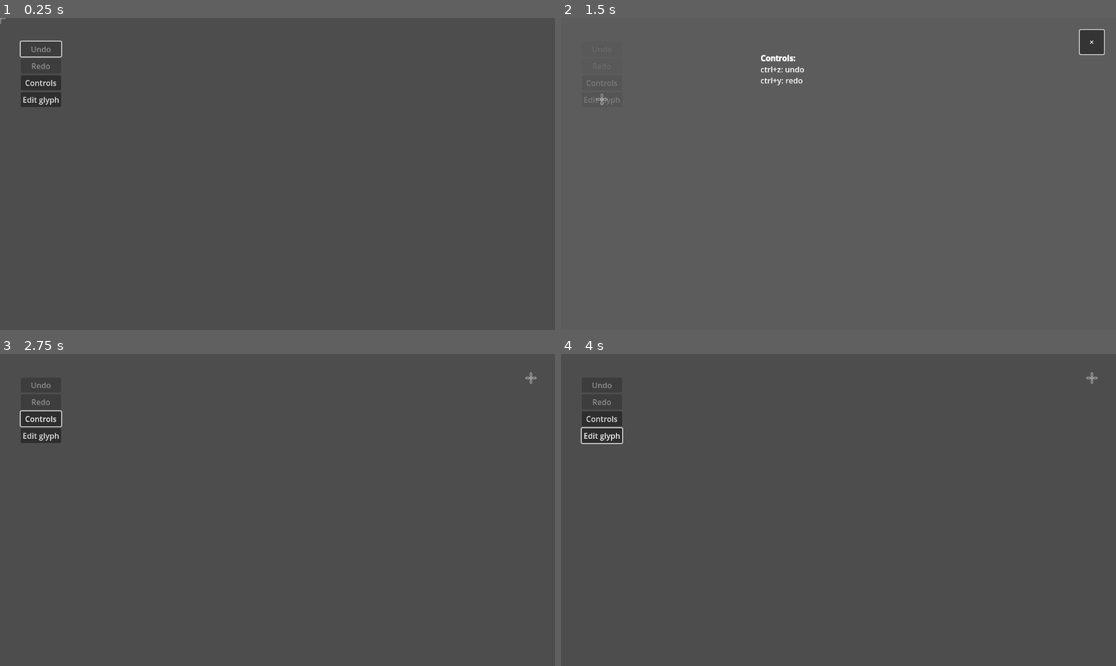
Above: before the commit, frames 1-4 (two rows, left to right).
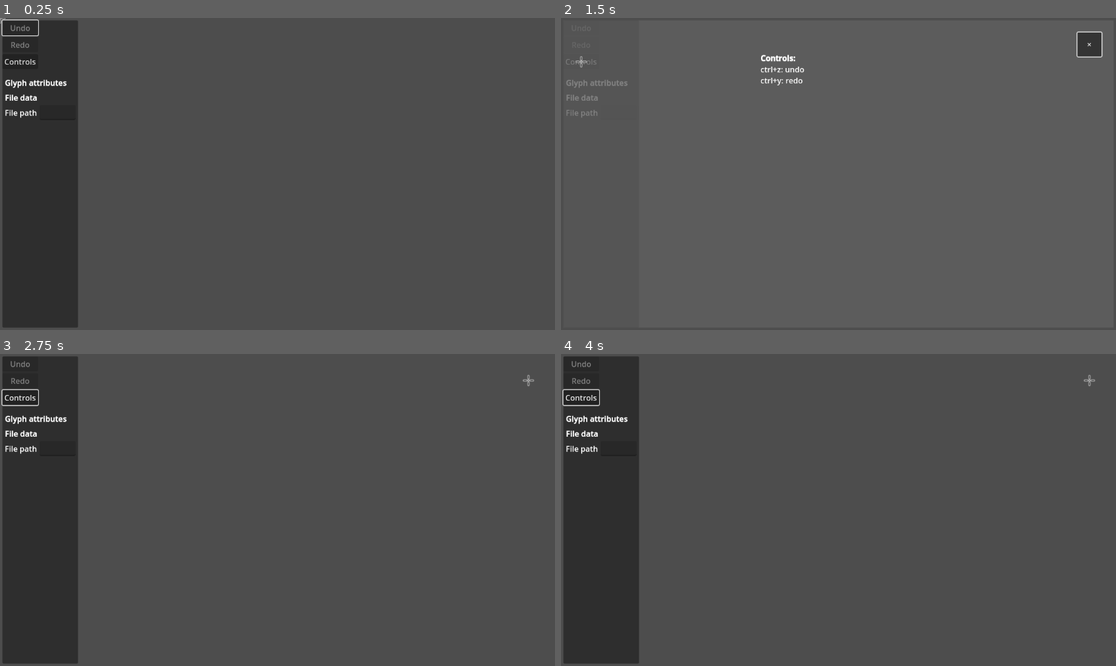
Above: after the commit, the same moments.

Repository: Ists-Cilveks/UNLWS-Renderer
Game: Godot game, scene res://Scripts/unlws_editor.tscn
Two runs of this game, one before a commit and one after it. Both use one fixed random seed, a clock stepped at 60 frames per second and the inputs below.
Inputs:
- Up to frame 1 (0.25 s): no input
- Up to frame 2 (1.5 s): click "Controls" at 0.5 s; click "Edit glyph" (after the commit: "Controls") at 1.25 s
- Up to frame 3 (2.75 s): click "×" at 2 s
- Up to frame 4 (4 s): click "Edit glyph" (after the commit: "Controls") at 2.75 s; click "×" at 3.5 s

The runs differ from the first frame. In frame 1, 12% of the frame differs, in the area x 0-15%, y 0-100%; in frame 2, 0.4%; in frame 3, 12%; in frame 4, 12%, in the area x 0-97%, y 0-100%.

Commit message:
move glyph editing interface from a popup to a panel This is a starting point to add glyph editing using a panel that displays properties.

Diff:
--- a/Scripts/Popups/GlyphContainer.gd
+++ /dev/null
@@ -1,22 +0,0 @@
-extends Control
-
-var glyph_instance
-
-func _ready():
-	#init(Glyph_List.glyphs["eat"])
-	pass
-
-func init(new_instance):
-	glyph_instance = new_instance
-	#assert(len(get_children()) == 0)
-	add_child(glyph_instance)
-
-	update_binding_points()
-
-func _on_container_glyph_instance_set(new_instance):
-	init(new_instance)
-
-
-func update_binding_points():
-	pass
-	# TODO: how to do this?
--- a/Scripts/Popups/controls_info.tscn
+++ b/Scripts/Popups/controls_info.tscn
@@ -3,13 +3,6 @@
 [ext_resource type="PackedScene" uid="uid://cygnq37lffaup" path="res://Scripts/Popups/popup.tscn" id="1_cacc3"]
 
 [node name="ControlsInfo" instance=ExtResource("1_cacc3")]
-anchors_preset = 15
-anchor_right = 1.0
-anchor_bottom = 1.0
-offset_right = 0.0
-offset_bottom = 0.0
-grow_horizontal = 2
-grow_vertical = 2
 
 [node name="Text" type="RichTextLabel" parent="Container" index="1"]
 layout_mode = 1
--- a/Scripts/Popups/edit_glyph_button.gd
+++ /dev/null
@@ -1,6 +0,0 @@
-extends Button
-
-var glyph_editor_scene = preload("./glyph_editor.tscn")
-
-func _ready():
-	Event_Bus.add_popup_signal.emit(pressed, glyph_editor_scene)
--- a/Scripts/Popups/glyph_editor.tscn
+++ /dev/null
@@ -1,87 +0,0 @@
-[gd_scene load_steps=7 format=3 uid="uid://doq8y7f5spavf"]
-
-[ext_resource type="PackedScene" uid="uid://cygnq37lffaup" path="res://Scripts/Popups/popup.tscn" id="1_a8lgy"]
-[ext_resource type="Script" path="res://Scripts/Popups/GlyphContainer.gd" id="2_ouhl2"]
-[ext_resource type="Script" path="res://Scripts/Popups/glyph_editor_container.gd" id="2_t62nn"]
-[ext_resource type="Script" path="res://Scripts/Popups/glyph_attributes_info.gd" id="4_21xue"]
-[ext_resource type="Script" path="res://temp/PathLineEdit.gd" id="4_qt3ee"]
-[ext_resource type="LabelSettings" uid="uid://pqgvl8pp1tfe" path="res://Styles/bold_label.tres" id="4_tun3w"]
-
-[node name="GlyphEditor" instance=ExtResource("1_a8lgy")]
-anchors_preset = 15
-anchor_right = 1.0
-anchor_bottom = 1.0
-offset_right = 0.0
-offset_bottom = 0.0
-grow_horizontal = 2
-grow_vertical = 2
-
-[node name="Container" parent="." index="0"]
-script = ExtResource("2_t62nn")
-
-[node name="GlyphContainer" type="Control" parent="Container" index="1"]
-layout_mode = 1
-anchors_preset = 8
-anchor_left = 0.5
-anchor_top = 0.5
-anchor_right = 0.5
-anchor_bottom = 0.5
-grow_horizontal = 2
-grow_vertical = 2
-script = ExtResource("2_ouhl2")
-
-[node name="MarginContainer" type="MarginContainer" parent="Container" index="2"]
-layout_mode = 1
-anchors_preset = 9
-anchor_bottom = 1.0
-offset_right = 244.0
-grow_vertical = 2
-theme_override_constants/margin_left = 30
-theme_override_constants/margin_top = 30
-theme_override_constants/margin_bottom = 30
-
-[node name="InfoScrollContainer" type="ScrollContainer" parent="Container/MarginContainer" index="0"]
-layout_mode = 2
-follow_focus = true
-horizontal_scroll_mode = 0
-
-[node name="Info" type="GridContainer" parent="Container/MarginContainer/InfoScrollContainer" index="0"]
-layout_mode = 2
-size_flags_horizontal = 3
-
-[node name="GlyphAttributesLabel" type="Label" parent="Container/MarginContainer/InfoScrollContainer/Info" index="0"]
-layout_mode = 2
-text = "Glyph attributes"
-label_settings = ExtResource("4_tun3w")
-
-[node name="GlyphAttributes" type="GridContainer" parent="Container/MarginContainer/InfoScrollContainer/Info" index="1"]
-layout_mode = 2
-size_flags_horizontal = 3
-theme_override_constants/h_separation = 5
-columns = 2
-script = ExtResource("4_21xue")
-
-[node name="FileDataLabel" type="Label" parent="Container/MarginContainer/InfoScrollContainer/Info" index="2"]
-layout_mode = 2
-text = "File data"
-label_settings = ExtResource("4_tun3w")
-
-[node name="FileData" type="GridContainer" parent="Container/MarginContainer/InfoScrollContainer/Info" index="3"]
-layout_mode = 2
-size_flags_horizontal = 3
-theme_override_constants/h_separation = 5
-columns = 2
-
-[node name="PathLabel" type="Label" parent="Container/MarginContainer/InfoScrollContainer/Info/FileData" index="0"]
-layout_mode = 2
-text = "File path"
-
-[node name="PathLineEdit" type="LineEdit" parent="Container/MarginContainer/InfoScrollContainer/Info/FileData" index="1"]
-layout_mode = 2
-size_flags_horizontal = 3
-editable = false
-script = ExtResource("4_qt3ee")
-
-[connection signal="glyph_instance_set" from="Container" to="Container/GlyphContainer" method="_on_container_glyph_instance_set"]
-[connection signal="glyph_instance_set" from="Container" to="Container/MarginContainer/InfoScrollContainer/Info/GlyphAttributes" method="_on_container_glyph_instance_set"]
-[connection signal="glyph_instance_set" from="Container" to="Container/MarginContainer/InfoScrollContainer/Info/FileData/PathLineEdit" method="_on_container_glyph_instance_set"]
--- a/Scripts/Popups/glyph_editor_container.gd
+++ /dev/null
@@ -1,18 +0,0 @@
-extends Control
-
-signal glyph_instance_set(new_instance)
-
-var glyph_instance_scene = preload("../Glyphs/glyph_instance.tscn")
-var glyph_instance
-
-func _ready():
-	# TODO: temporary, set_glyph_instance should be called from outside the scene
-	var new_glyph_type = Glyph_List.glyphs["cat"]
-	var new_instance = glyph_instance_scene.instantiate()
-	new_instance.init(new_glyph_type)
-	set_glyph_instance(new_instance)
-
-
-func set_glyph_instance(new_instance):
-	glyph_instance = new_instance
-	glyph_instance_set.emit(new_instance)
--- a/Scripts/Popups/popup_container.gd
+++ b/Scripts/Popups/popup_container.gd
@@ -29,6 +29,7 @@
 
 func set_input_handling(enabled):
 	set_process_unhandled_input(enabled)
+	# TODO: can still focus outside this element using tab
 
 func _unhandled_input(_event):
 	accept_event()
--- a/Scripts/UI/ui_layer.tscn
+++ /dev/null
@@ -1,87 +0,0 @@
-[gd_scene load_steps=12 format=3 uid="uid://sjoa8yoclxtp"]
-
-[ext_resource type="Script" path="res://Scripts/UI/ui_layer.gd" id="1_yd5ga"]
-[ext_resource type="Script" path="res://Scripts/UI/glyph_search.gd" id="2_1ipew"]
-[ext_resource type="Script" path="res://Scripts/UI/Mouse.gd" id="3_1ip1p"]
-[ext_resource type="Texture2D" uid="uid://b2d5w02d3vhtj" path="res://Images/Icons/Cursors/crosshair.svg" id="3_5ftf5"]
-[ext_resource type="Script" path="res://Scripts/UI/glyph_search_entry.gd" id="3_xfvli"]
-[ext_resource type="Script" path="res://Scripts/UI/grid_container.gd" id="4_8fyeo"]
-[ext_resource type="Script" path="res://Scripts/UI/undo_button.gd" id="5_aa3he"]
-[ext_resource type="Script" path="res://Scripts/Popups/show_controls_button.gd" id="5_w3ltm"]
-[ext_resource type="Script" path="res://Scripts/Popups/edit_glyph_button.gd" id="6_g0okt"]
-[ext_resource type="Script" path="res://Scripts/UI/redo_button.gd" id="6_lcx2g"]
-[ext_resource type="Script" path="res://Scripts/Popups/popup_container.gd" id="7_rdghn"]
-
-[node name="UILayer" type="CanvasLayer"]
-script = ExtResource("1_yd5ga")
-
-[node name="GridContainer" type="GridContainer" parent="."]
-z_index = 12
-offset_left = 43.0
-offset_top = 49.0
-offset_right = 117.0
-offset_bottom = 150.0
-script = ExtResource("4_8fyeo")
-
-[node name="Undo" type="Button" parent="GridContainer"]
-layout_mode = 2
-disabled = true
-text = "Undo"
-script = ExtResource("5_aa3he")
-
-[node name="Redo" type="Button" parent="GridContainer"]
-layout_mode = 2
-disabled = true
-text = "Redo
-"
-script = ExtResource("6_lcx2g")
-
-[node name="ShowControls" type="Button" parent="GridContainer"]
-layout_mode = 2
-text = "Controls"
-script = ExtResource("5_w3ltm")
-
-[node name="EditGlyph" type="Button" parent="GridContainer"]
-layout_mode = 2
-text = "Edit glyph"
-script = ExtResource("6_g0okt")
-
-[node name="GlyphSearch" type="Control" parent="."]
-visible = false
-z_index = 14
-layout_mode = 3
-anchors_preset = 0
-offset_right = 40.0
-offset_bottom = 40.0
-focus_mode = 2
-script = ExtResource("2_1ipew")
-
-[node name="GlyphSearchEntry" type="LineEdit" parent="GlyphSearch"]
-layout_mode = 0
-offset_left = 412.0
-offset_top = 158.0
-offset_right = 560.0
-offset_bottom = 189.0
-placeholder_text = "Glyph name:"
-script = ExtResource("3_xfvli")
-
-[node name="PopupContainer" type="ColorRect" parent="."]
-visible = false
-z_index = 14
-anchors_preset = 15
-anchor_right = 1.0
-anchor_bottom = 1.0
-grow_horizontal = 2
-grow_vertical = 2
-color = Color(0.376471, 0.376471, 0.376471, 0.792157)
-script = ExtResource("7_rdghn")
-
-[node name="Mouse" type="Node2D" parent="."]
-z_index = 100
-script = ExtResource("3_1ip1p")
-
-[node name="Cursor" type="Sprite2D" parent="Mouse"]
-texture = ExtResource("3_5ftf5")
-
-[connection signal="pressed" from="GridContainer/Undo" to="GridContainer/Undo" method="_on_pressed"]
-[connection signal="pressed" from="GridContainer/Redo" to="GridContainer/Redo" method="_on_pressed"]
--- a/Scripts/UNLWS_editor.gd
+++ b/Scripts/UNLWS_editor.gd
@@ -4,6 +4,8 @@
 
 # Called when the node enters the scene tree for the first time.
 func _ready():
+	Input.set_mouse_mode(Input.MOUSE_MODE_HIDDEN)
+
 	# TODO: this isn't a great place to create the necessary empty folders.
 	var res_dir = DirAccess.open("res://")
 	res_dir.make_dir("Output")
--- a/Scripts/unlws_editor.tscn
+++ b/Scripts/unlws_editor.tscn
@@ -1,26 +1,175 @@
-[gd_scene load_steps=6 format=3 uid="uid://css6xu7374m8y"]
+[gd_scene load_steps=17 format=3 uid="uid://css6xu7374m8y"]
 
 [ext_resource type="Script" path="res://Scripts/UNLWS_editor.gd" id="1_5jbj8"]
-[ext_resource type="PackedScene" uid="uid://sjoa8yoclxtp" path="res://Scripts/UI/ui_layer.tscn" id="2_qpyj2"]
 [ext_resource type="Script" path="res://Scripts/glyph_canvas.gd" id="3_pniuy"]
 [ext_resource type="Script" path="res://Scripts/UI/selected_glyphs.gd" id="3_xo3q2"]
 [ext_resource type="Script" path="res://Scripts/UI/placed_glyphs.gd" id="5_41scr"]
+[ext_resource type="Script" path="res://Scripts/UI/glyph_search.gd" id="5_ucxqq"]
+[ext_resource type="Script" path="res://Scripts/UI/glyph_search_entry.gd" id="6_io2bl"]
+[ext_resource type="Script" path="res://Scripts/UI/Mouse.gd" id="7_mh8ie"]
+[ext_resource type="Texture2D" uid="uid://b2d5w02d3vhtj" path="res://Images/Icons/Cursors/crosshair.svg" id="8_wgcwp"]
+[ext_resource type="Script" path="res://Scripts/UI/grid_container.gd" id="9_sl25d"]
+[ext_resource type="Script" path="res://Scripts/UI/undo_button.gd" id="10_o0csu"]
+[ext_resource type="Script" path="res://Scripts/UI/redo_button.gd" id="11_5gwt3"]
+[ext_resource type="Script" path="res://Scripts/Popups/show_controls_button.gd" id="12_v1us4"]
+[ext_resource type="LabelSettings" uid="uid://pqgvl8pp1tfe" path="res://Styles/bold_label.tres" id="14_ijhnr"]
+[ext_resource type="Script" path="res://Scripts/Popups/glyph_attributes_info.gd" id="15_go35b"]
+[ext_resource type="Script" path="res://temp/PathLineEdit.gd" id="16_ofrlu"]
+[ext_resource type="Script" path="res://Scripts/Popups/popup_container.gd" id="17_37ibm"]
 
 [node name="UNLWSEditor" type="Node"]
 script = ExtResource("1_5jbj8")
 
-[node name="Canvas" type="Node" parent="."]
+[node name="GlyphSearch" type="Control" parent="."]
+visible = false
+z_index = 14
+layout_mode = 3
+anchors_preset = 0
+offset_right = 40.0
+offset_bottom = 40.0
+focus_mode = 2
+script = ExtResource("5_ucxqq")
+
+[node name="GlyphSearchEntry" type="LineEdit" parent="GlyphSearch"]
+layout_mode = 0
+offset_left = 412.0
+offset_top = 158.0
+offset_right = 560.0
+offset_bottom = 189.0
+placeholder_text = "Glyph name:"
+script = ExtResource("6_io2bl")
+
+[node name="Mouse" type="Node2D" parent="."]
+z_index = 100
+script = ExtResource("7_mh8ie")
+
+[node name="Cursor" type="Sprite2D" parent="Mouse"]
+texture = ExtResource("8_wgcwp")
+
+[node name="MarginContainer" type="MarginContainer" parent="."]
+anchors_preset = 15
+anchor_right = 1.0
+anchor_bottom = 1.0
+grow_horizontal = 2
+grow_vertical = 2
+theme_override_constants/margin_left = 5
+theme_override_constants/margin_top = 5
+theme_override_constants/margin_right = 5
+theme_override_constants/margin_bottom = 5
+
+[node name="HSplitContainer" type="HSplitContainer" parent="MarginContainer"]
+layout_mode = 2
+
+[node name="Control" type="PanelContainer" parent="MarginContainer/HSplitContainer"]
+layout_mode = 2
+
+[node name="VSplitContainer" type="VSplitContainer" parent="MarginContainer/HSplitContainer/Control"]
+layout_mode = 2
+
+[node name="GridContainer" type="GridContainer" parent="MarginContainer/HSplitContainer/Control/VSplitContainer"]
+z_index = 12
+layout_mode = 2
+script = ExtResource("9_sl25d")
+
+[node name="Undo" type="Button" parent="MarginContainer/HSplitContainer/Control/VSplitContainer/GridContainer"]
+layout_mode = 2
+disabled = true
+text = "Undo"
+script = ExtResource("10_o0csu")
+
+[node name="Redo" type="Button" parent="MarginContainer/HSplitContainer/Control/VSplitContainer/GridContainer"]
+layout_mode = 2
+disabled = true
+text = "Redo
+"
+script = ExtResource("11_5gwt3")
+
+[node name="ShowControls" type="Button" parent="MarginContainer/HSplitContainer/Control/VSplitContainer/GridContainer"]
+layout_mode = 2
+text = "Controls"
+script = ExtResource("12_v1us4")
+
+[node name="MarginContainer1" type="MarginContainer" parent="MarginContainer/HSplitContainer/Control/VSplitContainer"]
+layout_mode = 2
+mouse_filter = 0
+theme_override_constants/margin_left = 5
+theme_override_constants/margin_top = 5
+theme_override_constants/margin_right = 5
+theme_override_constants/margin_bottom = 5
+
+[node name="InfoScrollContainer" type="ScrollContainer" parent="MarginContainer/HSplitContainer/Control/VSplitContainer/MarginContainer1"]
+clip_contents = false
+layout_mode = 2
+follow_focus = true
+horizontal_scroll_mode = 0
+
+[node name="Info" type="GridContainer" parent="MarginContainer/HSplitContainer/Control/VSplitContainer/MarginContainer1/InfoScrollContainer"]
+layout_mode = 2
+size_flags_horizontal = 3
+
+[node name="GlyphAttributesLabel" type="Label" parent="MarginContainer/HSplitContainer/Control/VSplitContainer/MarginContainer1/InfoScrollContainer/Info"]
+layout_mode = 2
+text = "Glyph attributes"
+label_settings = ExtResource("14_ijhnr")
+
+[node name="GlyphAttributes" type="GridContainer" parent="MarginContainer/HSplitContainer/Control/VSplitContainer/MarginContainer1/InfoScrollContainer/Info"]
+layout_mode = 2
+size_flags_horizontal = 3
+theme_override_constants/h_separation = 5
+columns = 2
+script = ExtResource("15_go35b")
+
+[node name="FileDataLabel" type="Label" parent="MarginContainer/HSplitContainer/Control/VSplitContainer/MarginContainer1/InfoScrollContainer/Info"]
+layout_mode = 2
+text = "File data"
+label_settings = ExtResource("14_ijhnr")
+
+[node name="FileData" type="GridContainer" parent="MarginContainer/HSplitContainer/Control/VSplitContainer/MarginContainer1/InfoScrollContainer/Info"]
+layout_mode = 2
+size_flags_horizontal = 3
+theme_override_constants/h_separation = 5
+columns = 2
+
+[node name="PathLabel" type="Label" parent="MarginContainer/HSplitContainer/Control/VSplitContainer/MarginContainer1/InfoScrollContainer/Info/FileData"]
+layout_mode = 2
+text = "File path"
+
+[node name="PathLineEdit" type="LineEdit" parent="MarginContainer/HSplitContainer/Control/VSplitContainer/MarginContainer1/InfoScrollContainer/Info/FileData"]
+layout_mode = 2
+size_flags_horizontal = 3
+editable = false
+script = ExtResource("16_ofrlu")
+
+[node name="SubViewportContainer" type="SubViewportContainer" parent="MarginContainer/HSplitContainer"]
+layout_mode = 2
+size_flags_horizontal = 3
+size_flags_vertical = 3
+stretch = true
+
+[node name="SubViewport" type="SubViewport" parent="MarginContainer/HSplitContainer/SubViewportContainer"]
+handle_input_locally = false
+size = Vector2i(973, 638)
+render_target_update_mode = 4
+
+[node name="Camera" type="Camera2D" parent="MarginContainer/HSplitContainer/SubViewportContainer/SubViewport"]
+zoom = Vector2(2, 2)
+
+[node name="Canvas" type="Node" parent="MarginContainer/HSplitContainer/SubViewportContainer/SubViewport"]
 script = ExtResource("3_pniuy")
 
-[node name="Camera" type="Camera2D" parent="Canvas"]
-zoom = Vector2(2, 2)
-
-[node name="SelectedGlyphs" type="Node2D" parent="Canvas"]
+[node name="SelectedGlyphs" type="Node2D" parent="MarginContainer/HSplitContainer/SubViewportContainer/SubViewport/Canvas"]
 z_index = 1
 script = ExtResource("3_xo3q2")
 
-[node name="Glyphs" type="Node2D" parent="Canvas"]
+[node name="Glyphs" type="Node2D" parent="MarginContainer/HSplitContainer/SubViewportContainer/SubViewport/Canvas"]
 script = ExtResource("5_41scr")
 
-[node name="UILayer" parent="." instance=ExtResource("2_qpyj2")]
-layer = 10
+[node name="PopupContainer" type="ColorRect" parent="MarginContainer"]
+visible = false
+z_index = 14
+layout_mode = 2
+color = Color(0.376471, 0.376471, 0.376471, 0.792157)
+script = ExtResource("17_37ibm")
+
+[connection signal="pressed" from="MarginContainer/HSplitContainer/Control/VSplitContainer/GridContainer/Undo" to="MarginContainer/HSplitContainer/Control/VSplitContainer/GridContainer/Undo" method="_on_pressed"]
+[connection signal="pressed" from="MarginContainer/HSplitContainer/Control/VSplitContainer/GridContainer/Redo" to="MarginContainer/HSplitContainer/Control/VSplitContainer/GridContainer/Redo" method="_on_pressed"]
--- a/project.godot
+++ b/project.godot
@@ -23,6 +23,10 @@
 Focus_Handler="*res://Scripts/Globals/FocusHandler.gd"
 Global_Colors="*res://Styles/GlobalColors.gd"
 
+[display]
+
+window/size/mode=2
+
 [filesystem]
 
 import/blender/enabled=false
